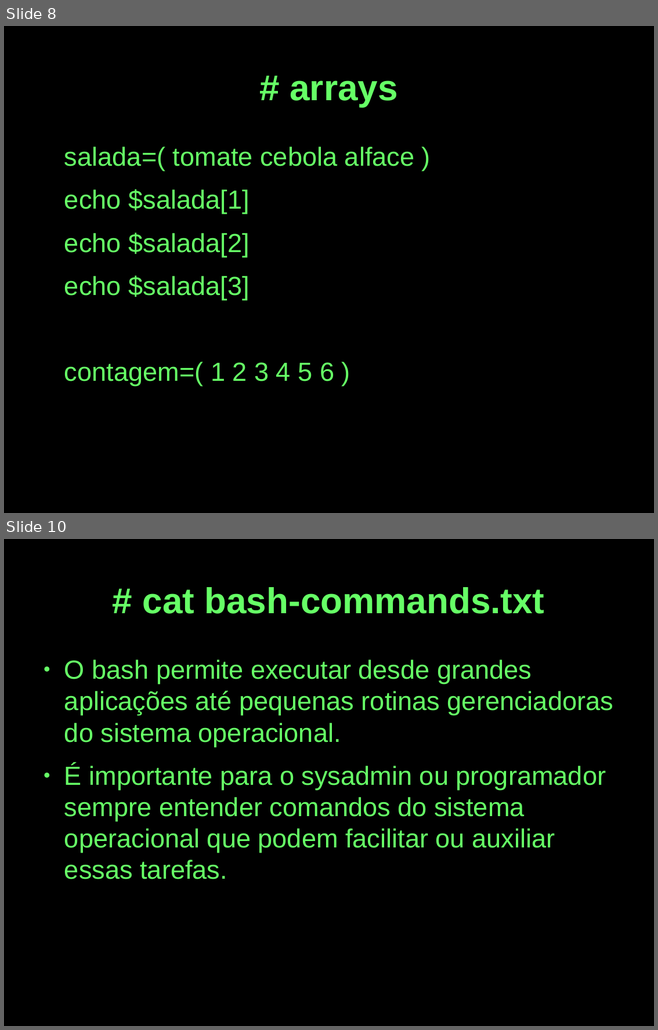
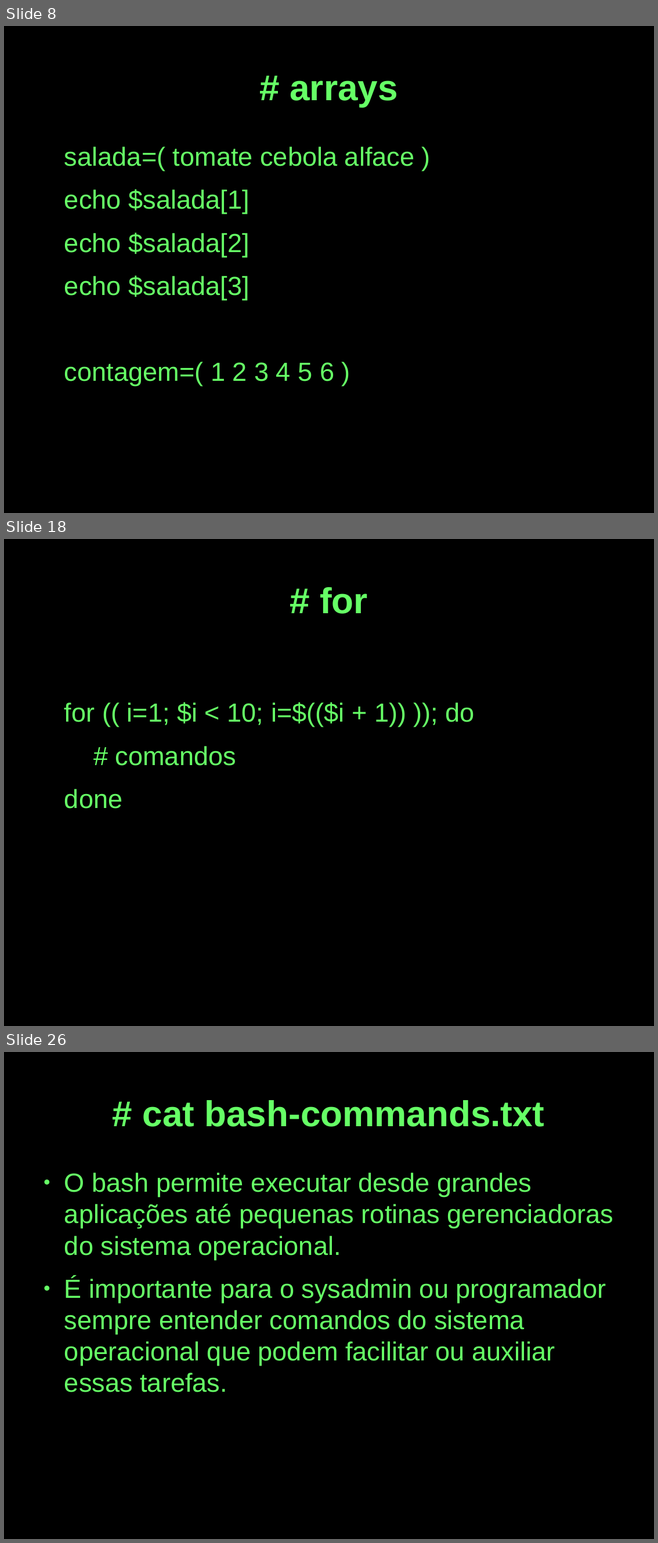
Before and after one commit to cjlcarvalho/presentations, a slide deck: shell-presentation.odp. Shown one above the other, each under a label of ours: slides 8 and 10 before the commit, slides 8, 18 and 26 after it; the slides between them are not shown. The pictures are 658x1030 and 658x1543 pixels, drawn with LibreOffice and Linux fonts; fonts in the diff are those of the drawing. Boxes give left, top, right and bottom in pixels: in the first picture for what was removed or moved away, otherwise in the second. Text is boxed around its words. In the diff, an @@ line names an element or a change of style, - is before the commit and + after.

```diff
--- a/shell-presentation.odp
+++ b/shell-presentation.odp
@@ slide 18 added at box(4, 539, 654, 1026), background #000000 @@
@@ title added at box(320, 587, 368, 614), 44 pt, text #66FF66, bold @@
+# for
@@ text added at box(64, 702, 474, 809), 32 pt, text #66FF66 @@
+for (( i=1; $i < 10; i=$(($i + 1)) )); do
+# comandos
+done
@@ what was slide 10 is now slide 26 @@
```
Also in this commit, not shown: 1 slide changed, 18 other slides added, 1 slide removed, 2 other files.
